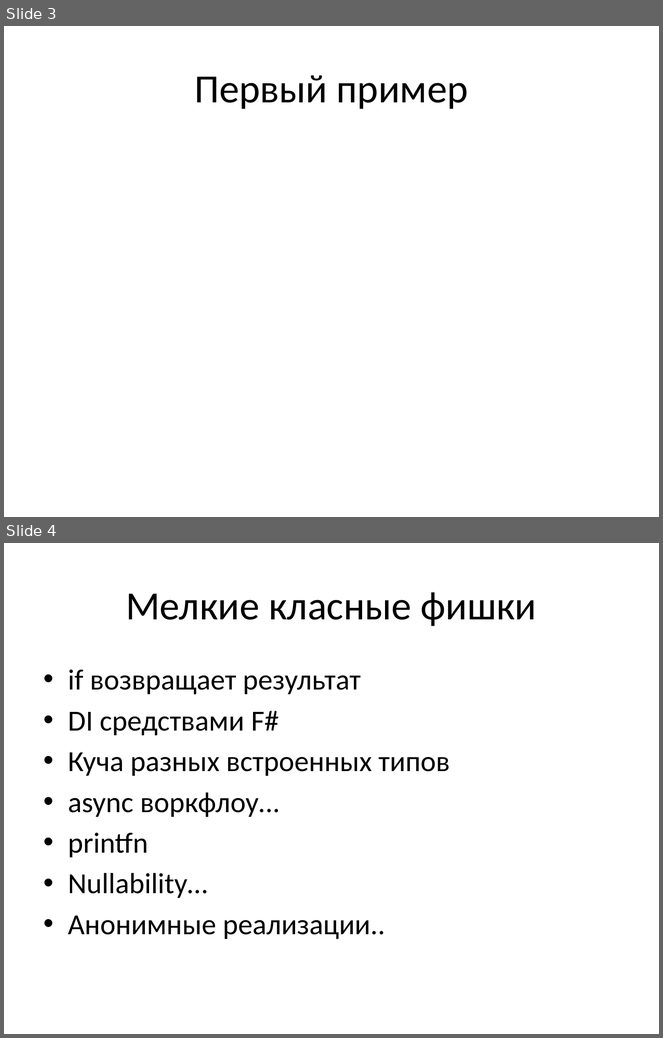
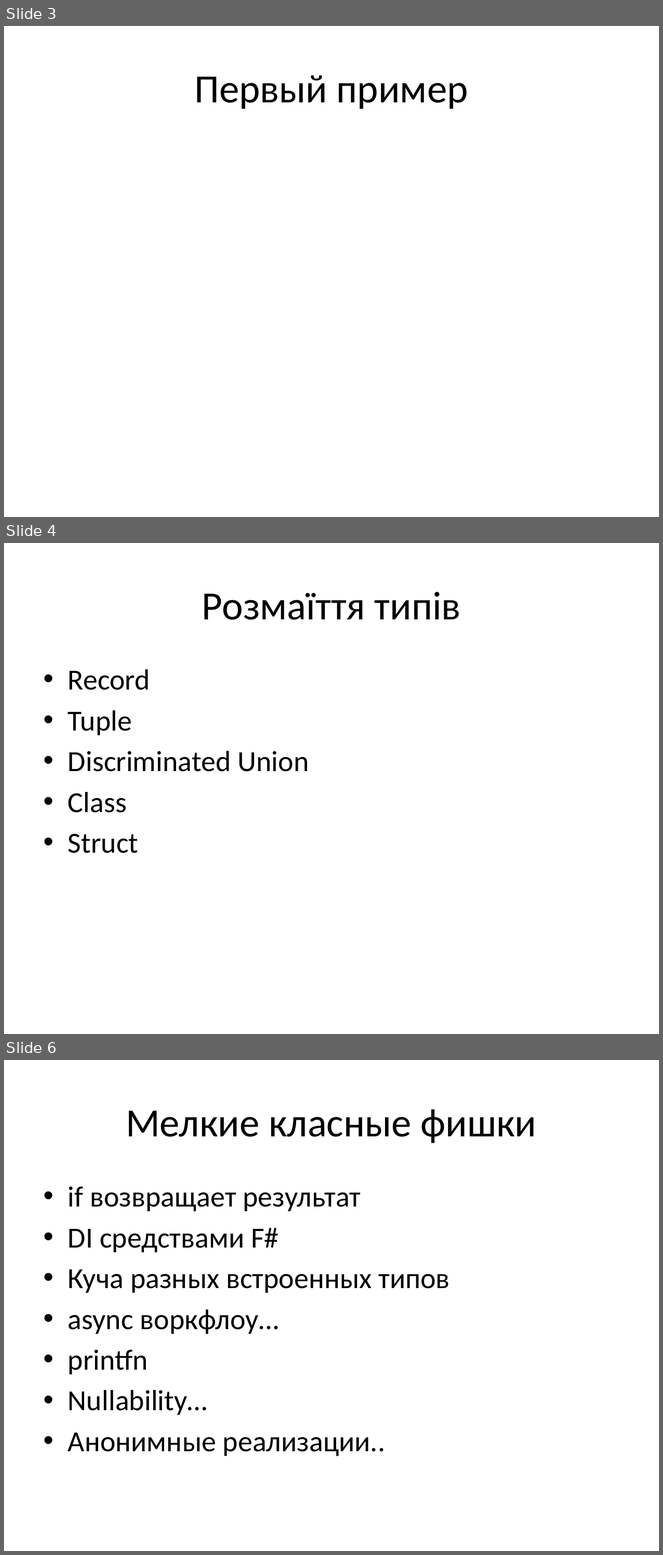
Before and after one commit to chaliy/my_talks, a slide deck: NormalFSharp/NormalFSharp.pptx. Shown one above the other, each under a label of ours: slides 3 and 4 before the commit, slides 3, 4 and 6 after it; the slides between them are not shown. The pictures are 663x1038 and 663x1555 pixels, drawn with LibreOffice and Linux fonts; fonts in the diff are those of the drawing. Boxes give left, top, right and bottom in pixels: in the first picture for what was removed or moved away, otherwise in the second. Text is boxed around its words. In the diff, an @@ line names an element or a change of style, - is before the commit and + after.

Commit message:
NormalFSharp: added types and app structure

```diff
--- a/NormalFSharp/NormalFSharp.pptx
+++ b/NormalFSharp/NormalFSharp.pptx
@@ slide 4 added at box(4, 543, 659, 1034), background #FFFFFF @@
@@ title added at box(202, 592, 461, 620), 44 pt, text #000000 @@
+Розмаїття типів
@@ text added at box(68, 669, 309, 853), 32 pt, text #000000 @@
+• Record
+• Tuple
+• Discriminated Union
+• Class
+• Struct
@@ what was slide 4 is now slide 6 @@
```
Also in this commit, not shown: 1 other slide added, 8 other files.
